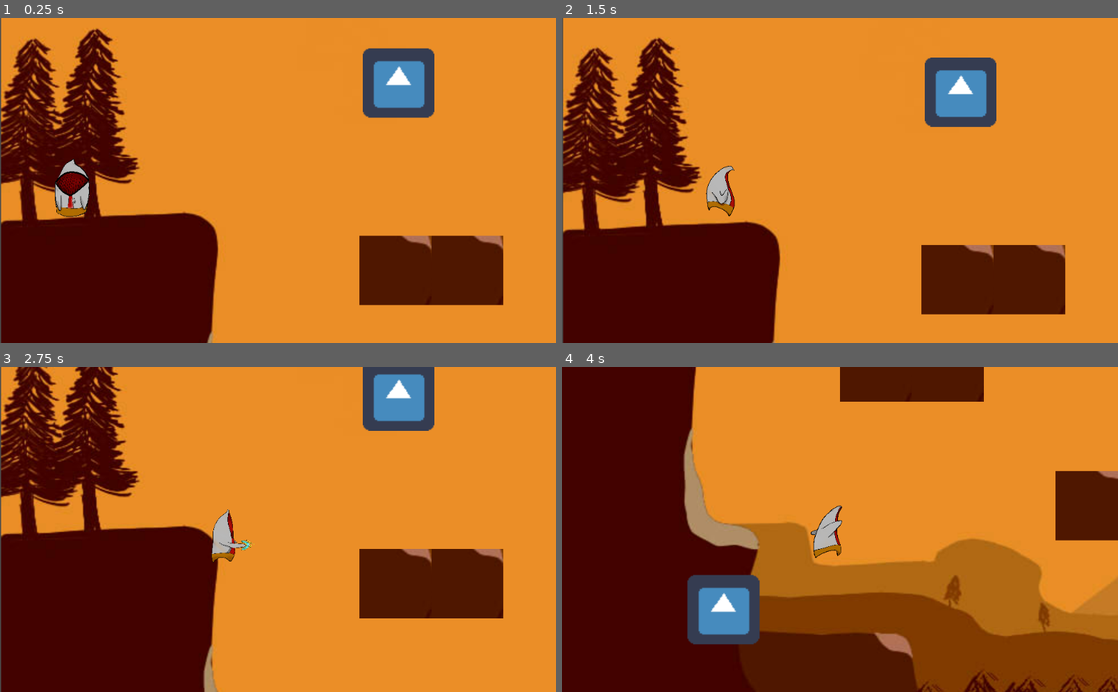
Above: before the commit, frames 1-4 (two rows, left to right).
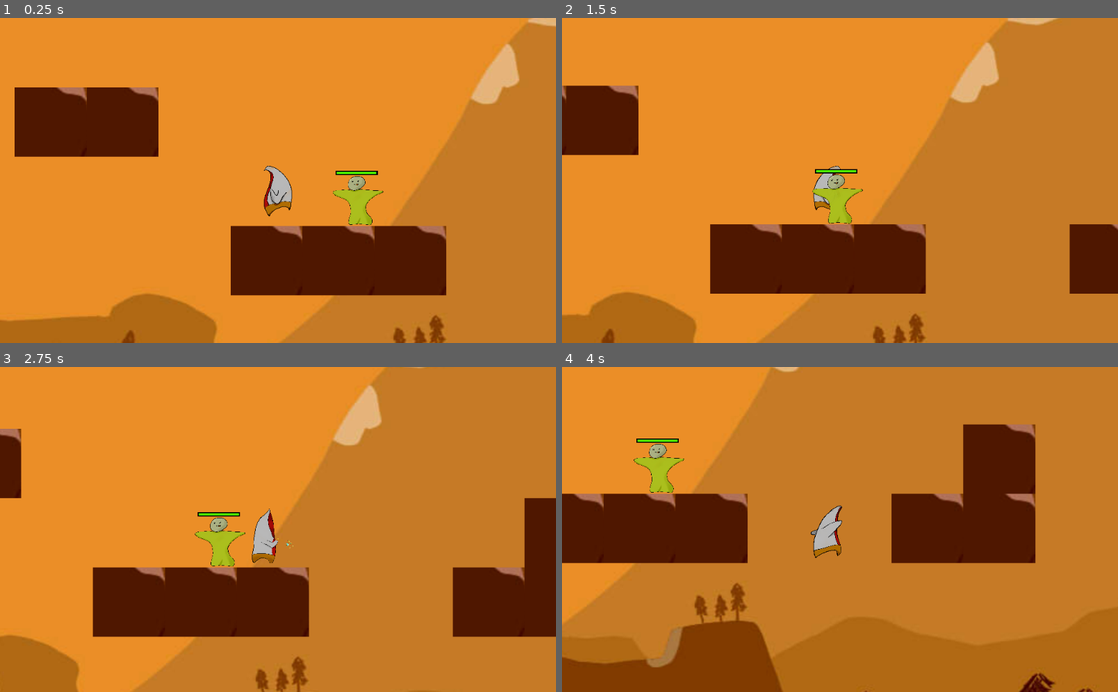
Above: after the commit, the same moments.

Repository: TommeyFaherty/NotGalway
Game: Godot game, scene res://scenes/Root.tscn
Two runs of this game, one before a commit and one after it. Both use one fixed random seed, a clock stepped at 60 frames per second and the inputs below. The engine's default icon, where the game draws it, is replaced by a stand-in: a white triangle on a blue panel in a dark square.
Inputs:
- Up to frame 1 (0.25 s): no input
- Up to frame 2 (1.5 s): hold E (E_key) 0.53-1.28 s; hold Right (ui_right) from 0.53 s (still down); tap Space (space) at 1.35 s
- Up to frame 3 (2.75 s): release Right (ui_right) at 2.03 s; hold Shift (left_shift) from 2.03 s (still down); hold E (E_key) from 2.03 s (still down)
- Up to frame 4 (4 s): release Shift (left_shift) at 2.78 s; release E (E_key) at 2.78 s; hold Right (ui_right) from 2.78 s (still down); tap Space (space) at 2.85 s; hold E (E_key) from 3.53 s (still down)

The runs differ from the first frame. In frame 1, 55% of the frame differs, in the area x 0-100%, y 0-100%; in frame 2, 64%; in frame 3, 73%; in frame 4, 83%.

Commit message:
Adding Hp and Hp Bar to dummy

Diff:
--- /dev/null
+++ b/scenes/Player.tscn
@@ -0,0 +1,129 @@
+[gd_scene load_steps=25 format=2]
+
+[ext_resource path="res://scripts/Player.gd" type="Script" id=1]
+[ext_resource path="res://scripts/playerSM.gd" type="Script" id=2]
+[ext_resource path="res://assets/img/characters/example/Walking towards.png" type="Texture" id=3]
+[ext_resource path="res://assets/img/characters/example/attack/punch1.png" type="Texture" id=4]
+[ext_resource path="res://assets/img/characters/example/attack/punch2.png" type="Texture" id=5]
+[ext_resource path="res://assets/img/characters/example/attack/punch3.png" type="Texture" id=6]
+[ext_resource path="res://assets/img/characters/example/attack/punch4.png" type="Texture" id=7]
+[ext_resource path="res://assets/img/characters/example/attack/punch5.png" type="Texture" id=8]
+[ext_resource path="res://assets/img/characters/example/attack/punch6.png" type="Texture" id=9]
+[ext_resource path="res://assets/img/characters/example/jump/jump0.png" type="Texture" id=10]
+[ext_resource path="res://assets/img/characters/example/jump/jump1.png" type="Texture" id=11]
+[ext_resource path="res://assets/img/characters/example/run_left/run1.png" type="Texture" id=12]
+[ext_resource path="res://assets/img/characters/example/run_left/run2.png" type="Texture" id=13]
+[ext_resource path="res://assets/img/characters/example/run_left/run3.png" type="Texture" id=14]
+[ext_resource path="res://assets/img/characters/example/run_left/run4.png" type="Texture" id=15]
+[ext_resource path="res://assets/img/characters/example/walk_right/walk1.png" type="Texture" id=16]
+[ext_resource path="res://assets/img/characters/example/walk_right/walk2.png" type="Texture" id=17]
+[ext_resource path="res://assets/img/characters/example/walk_right/walk3.png" type="Texture" id=18]
+[ext_resource path="res://assets/img/characters/example/walk_left/walk1.png" type="Texture" id=19]
+[ext_resource path="res://assets/img/characters/example/walk_left/walk2.png" type="Texture" id=20]
+[ext_resource path="res://assets/img/characters/example/walk_left/walk3.png" type="Texture" id=21]
+
+[sub_resource type="SpriteFrames" id=1]
+animations = [ {
+"frames": [ ExtResource( 3 ) ],
+"loop": true,
+"name": "idle",
+"speed": 5.0
+}, {
+"frames": [ ExtResource( 4 ), ExtResource( 5 ), ExtResource( 6 ), ExtResource( 7 ), ExtResource( 8 ), ExtResource( 9 ) ],
+"loop": true,
+"name": "attack",
+"speed": 5.0
+}, {
+"frames": [ ExtResource( 10 ), ExtResource( 11 ) ],
+"loop": false,
+"name": "jump",
+"speed": 2.0
+}, {
+"frames": [ ExtResource( 12 ), ExtResource( 13 ), ExtResource( 14 ), ExtResource( 15 ), ExtResource( 13 ), ExtResource( 14 ) ],
+"loop": true,
+"name": "run_left",
+"speed": 5.0
+}, {
+"frames": [ ExtResource( 16 ), ExtResource( 17 ), ExtResource( 18 ), ExtResource( 17 ) ],
+"loop": true,
+"name": "walk_right",
+"speed": 5.0
+}, {
+"frames": [ ExtResource( 19 ), ExtResource( 20 ), ExtResource( 21 ), ExtResource( 20 ) ],
+"loop": true,
+"name": "walk_left",
+"speed": 5.0
+} ]
+
+[sub_resource type="CircleShape2D" id=2]
+
+[sub_resource type="CapsuleShape2D" id=3]
+radius = 6.75171
+height = 14.3614
+
+[node name="Player" type="KinematicBody2D"]
+position = Vector2( 61.6708, 281.061 )
+scale = Vector2( 2, 2 )
+collision_layer = 2
+script = ExtResource( 1 )
+
+[node name="Body" type="Node2D" parent="."]
+position = Vector2( -30.8354, -140.531 )
+scale = Vector2( 0.5, 0.5 )
+script = ExtResource( 2 )
+
+[node name="Sprite" type="Sprite" parent="Body"]
+visible = false
+position = Vector2( 61.6708, 281.061 )
+scale = Vector2( 0.02, 0.02 )
+texture = ExtResource( 3 )
+
+[node name="AnimatedSprite" type="AnimatedSprite" parent="Body"]
+position = Vector2( 61.6708, 281.061 )
+scale = Vector2( 0.02, 0.02 )
+frames = SubResource( 1 )
+animation = "idle"
+
+[node name="Area2D" type="Area2D" parent="Body"]
+position = Vector2( 61.6708, 281.062 )
+scale = Vector2( 2, 2 )
+collision_layer = 0
+collision_mask = 4
+
+[node name="CollisionShape2D" type="CollisionShape2D" parent="Body/Area2D"]
+modulate = Color( 0.00784314, 1, 0, 1 )
+position = Vector2( 7.08535, 1.11111 )
+shape = SubResource( 2 )
+
+[node name="CollisionShape2D" type="CollisionShape2D" parent="."]
+position = Vector2( 1.03717, -3.63348 )
+shape = SubResource( 3 )
+
+[node name="Camera2D" type="Camera2D" parent="."]
+position = Vector2( 2.75436, -7.17831 )
+current = true
+zoom = Vector2( 0.5, 0.5 )
+limit_left = 0
+limit_top = -126
+limit_right = 1326
+limit_bottom = 891
+
+[node name="Raycasts" type="Node2D" parent="."]
+position = Vector2( -30.8354, -140.531 )
+scale = Vector2( 0.5, 0.5 )
+
+[node name="RayCast2D" type="RayCast2D" parent="Raycasts"]
+position = Vector2( 53.2962, 299.102 )
+scale = Vector2( 0.38, 0.191 )
+enabled = true
+
+[node name="RayCast2D2" type="RayCast2D" parent="Raycasts"]
+position = Vector2( 63.6255, 298.879 )
+scale = Vector2( 0.38, 0.191 )
+enabled = true
+
+[node name="RayCast2D3" type="RayCast2D" parent="Raycasts"]
+position = Vector2( 74.1699, 298.656 )
+scale = Vector2( 0.38, 0.191 )
+enabled = true
+[connection signal="body_entered" from="Body/Area2D" to="." method="_on_Area2D_body_entered"]
--- a/scenes/Root.tscn
+++ b/scenes/Root.tscn
@@ -1,67 +1,9 @@
-[gd_scene load_steps=28 format=2]
+[gd_scene load_steps=5 format=2]
 
 [ext_resource path="res://assets/img/environments/samkple drawing.jpg" type="Texture" id=1]
-[ext_resource path="res://scripts/Player.gd" type="Script" id=2]
-[ext_resource path="res://scripts/playerSM.gd" type="Script" id=3]
-[ext_resource path="res://assets/img/characters/example/Walking towards.png" type="Texture" id=4]
-[ext_resource path="res://assets/img/characters/example/attack/punch1.png" type="Texture" id=5]
-[ext_resource path="res://assets/img/characters/example/attack/punch2.png" type="Texture" id=6]
-[ext_resource path="res://assets/img/characters/example/attack/punch3.png" type="Texture" id=7]
-[ext_resource path="res://assets/img/characters/example/attack/punch4.png" type="Texture" id=8]
-[ext_resource path="res://assets/img/characters/example/attack/punch5.png" type="Texture" id=9]
-[ext_resource path="res://assets/img/characters/example/attack/punch6.png" type="Texture" id=10]
-[ext_resource path="res://assets/img/characters/example/jump/jump0.png" type="Texture" id=11]
-[ext_resource path="res://assets/img/characters/example/jump/jump1.png" type="Texture" id=12]
-[ext_resource path="res://assets/img/characters/example/run_left/run1.png" type="Texture" id=13]
-[ext_resource path="res://assets/img/characters/example/run_left/run2.png" type="Texture" id=14]
-[ext_resource path="res://assets/img/characters/example/run_left/run3.png" type="Texture" id=15]
-[ext_resource path="res://assets/img/characters/example/run_left/run4.png" type="Texture" id=16]
-[ext_resource path="res://assets/img/characters/example/walk_right/walk1.png" type="Texture" id=17]
-[ext_resource path="res://assets/img/characters/example/walk_right/walk2.png" type="Texture" id=18]
-[ext_resource path="res://assets/img/characters/example/walk_right/walk3.png" type="Texture" id=19]
-[ext_resource path="res://assets/img/characters/example/walk_left/walk1.png" type="Texture" id=20]
-[ext_resource path="res://assets/img/characters/example/walk_left/walk2.png" type="Texture" id=21]
-[ext_resource path="res://assets/img/characters/example/walk_left/walk3.png" type="Texture" id=22]
-[ext_resource path="res://scenes/example_tile.tres" type="TileSet" id=23]
-[ext_resource path="res://assets/img/characters/example/Dummy.png" type="Texture" id=24]
-[ext_resource path="res://icon.png" type="Texture" id=25]
-
-[sub_resource type="SpriteFrames" id=1]
-animations = [ {
-"frames": [ ExtResource( 4 ) ],
-"loop": true,
-"name": "idle",
-"speed": 5.0
-}, {
-"frames": [ ExtResource( 5 ), ExtResource( 6 ), ExtResource( 7 ), ExtResource( 8 ), ExtResource( 9 ), ExtResource( 10 ) ],
-"loop": true,
-"name": "attack",
-"speed": 5.0
-}, {
-"frames": [ ExtResource( 11 ), ExtResource( 12 ) ],
-"loop": false,
-"name": "jump",
-"speed": 2.0
-}, {
-"frames": [ ExtResource( 13 ), ExtResource( 14 ), ExtResource( 15 ), ExtResource( 16 ), ExtResource( 14 ), ExtResource( 15 ) ],
-"loop": true,
-"name": "run_left",
-"speed": 5.0
-}, {
-"frames": [ ExtResource( 17 ), ExtResource( 18 ), ExtResource( 19 ), ExtResource( 18 ) ],
-"loop": true,
-"name": "walk_right",
-"speed": 5.0
-}, {
-"frames": [ ExtResource( 20 ), ExtResource( 21 ), ExtResource( 22 ), ExtResource( 21 ) ],
-"loop": true,
-"name": "walk_left",
-"speed": 5.0
-} ]
-
-[sub_resource type="CapsuleShape2D" id=2]
-radius = 6.75171
-height = 14.3614
+[ext_resource path="res://scenes/Player.tscn" type="PackedScene" id=2]
+[ext_resource path="res://scenes/example_tile.tres" type="TileSet" id=3]
+[ext_resource path="res://scenes/dummy.tscn" type="PackedScene" id=4]
 
 [node name="Root" type="Node2D"]
 scale = Vector2( 1.035, 1 )
@@ -82,85 +24,12 @@
 [node name="CollisionPolygon2D2" type="CollisionPolygon2D" parent="StaticBody2D"]
 polygon = PoolVector2Array( -13.5028, 649.139, 22.519, 692.577, 69.1353, 726.48, 89.2651, 739.194, 103.038, 768.859, 12 …(352 unchanged characters)…
 
-[node name="Player" type="KinematicBody2D" parent="."]
-position = Vector2( 61.6708, 281.061 )
-scale = Vector2( 2, 2 )
-collision_layer = 2
-script = ExtResource( 2 )
-
-[node name="Body" type="Node2D" parent="Player"]
-position = Vector2( -30.8354, -140.531 )
-scale = Vector2( 0.5, 0.5 )
-script = ExtResource( 3 )
-
-[node name="Sprite" type="Sprite" parent="Player/Body"]
-visible = false
-position = Vector2( 61.6708, 281.061 )
-scale = Vector2( 0.02, 0.02 )
-texture = ExtResource( 4 )
-
-[node name="AnimatedSprite" type="AnimatedSprite" parent="Player/Body"]
-position = Vector2( 61.6708, 281.061 )
-scale = Vector2( 0.02, 0.02 )
-frames = SubResource( 1 )
-animation = "idle"
-
-[node name="CollisionShape2D" type="CollisionShape2D" parent="Player"]
-position = Vector2( 1.03717, -3.63348 )
-shape = SubResource( 2 )
-
-[node name="Camera2D" type="Camera2D" parent="Player"]
-position = Vector2( 2.75436, -7.17831 )
-current = true
-zoom = Vector2( 0.5, 0.5 )
-limit_left = 0
-limit_top = -126
-limit_right = 1326
-limit_bottom = 891
-
-[node name="Raycasts" type="Node2D" parent="Player"]
-position = Vector2( -30.8354, -140.531 )
-scale = Vector2( 0.5, 0.5 )
-
-[node name="RayCast2D" type="RayCast2D" parent="Player/Raycasts"]
-position = Vector2( 53.2962, 299.102 )
-scale = Vector2( 0.38, 0.191 )
-enabled = true
-
-[node name="RayCast2D2" type="RayCast2D" parent="Player/Raycasts"]
-position = Vector2( 63.6255, 298.879 )
-scale = Vector2( 0.38, 0.191 )
-enabled = true
-
-[node name="RayCast2D3" type="RayCast2D" parent="Player/Raycasts"]
-position = Vector2( 74.1699, 298.656 )
-scale = Vector2( 0.38, 0.191 )
-enabled = true
+[node name="Player" parent="." instance=ExtResource( 2 )]
+position = Vector2( 548.627, 414.561 )
 
 [node name="TileMap" type="TileMap" parent="."]
-tile_set = ExtResource( 23 )
+tile_set = ExtResource( 3 )
 format = 1
 tile_data = PoolIntArray( 327685, 0, 0, 327686, 0, 0, 393230, 0, 0, 393233, 0, 0, 393234, 0, 0, 393235, 0, 0, 458760, 0, 0, 458761, 0, 0, 458762, 0, 0, 458765, 0, 0, 458766, 0, 0 )
 
-[node name="dummy" type="KinematicBody2D" parent="."]
-position = Vector2( 626.222, 415.943 )
-collision_layer = 4
-
-[node name="Sprite" type="Sprite" parent="dummy"]
-scale = Vector2( 0.02, 0.02 )
-texture = ExtResource( 24 )
-
-[node name="CollisionPolygon2D" type="CollisionPolygon2D" parent="dummy"]
-polygon = PoolVector2Array( -3.87946, -13.8182, -9.19342, -10.1932, -9.91809, -3.31824, -9.91809, -3.31824, -23.3239, -0.0682373, -23.2031, 1.93176, -20.3046, 4.55676, -10.5219, 9.30676, -7.74414, 19.1818, -9.31421, 29.4318, -7.74414, 30.8068, 10.4926, 31.0568, 11.821, 27.3068, 9.76788, 23.0568, 6.14471, 17.6818, 7.47321, 10.5568, 15.0819, 3.80676, 21.4829, 0.931763, 19.7921, -0.443237, 4.69543, -5.94324, 5.54083, -8.69324, 3.72925, -11.9432, 0.468384, -13.8182 )
-
-[node name="icon" type="Sprite" parent="dummy"]
-position = Vector2( -12.6954, -158.987 )
-texture = ExtResource( 25 )
-
-[node name="icon2" type="Sprite" parent="dummy"]
-position = Vector2( -271.633, -236.987 )
-texture = ExtResource( 25 )
-
-[node name="icon3" type="Sprite" parent="dummy"]
-position = Vector2( -409.797, 160.013 )
-texture = ExtResource( 25 )
+[node name="dummy" parent="." instance=ExtResource( 4 )]
--- /dev/null
+++ b/scenes/dummy.gd
@@ -0,0 +1,16 @@
+extends KinematicBody2D
+
+var max_hp = 10
+var current_hp = 0
+
+func _ready():
+	current_hp = max_hp
+
+
+
+
+func UpdateHp(new_hp):
+	current_hp += new_hp
+	print(current_hp)
+	if current_hp < 0:
+		current_hp = 0
--- /dev/null
+++ b/scenes/dummy.tscn
@@ -0,0 +1,32 @@
+[gd_scene load_steps=5 format=2]
+
+[ext_resource path="res://scenes/dummy.gd" type="Script" id=1]
+[ext_resource path="res://assets/img/characters/example/Dummy.png" type="Texture" id=2]
+[ext_resource path="res://assets/img/System/HealthBar_1.png" type="Texture" id=3]
+[ext_resource path="res://assets/img/System/HealthBar_2.png" type="Texture" id=4]
+
+[node name="dummy" type="KinematicBody2D"]
+position = Vector2( 626.222, 415.943 )
+collision_layer = 4
+script = ExtResource( 1 )
+
+[node name="Sprite" type="Sprite" parent="."]
+scale = Vector2( 0.02, 0.02 )
+texture = ExtResource( 2 )
+
+[node name="CollisionPolygon2D" type="CollisionPolygon2D" parent="."]
+polygon = PoolVector2Array( -3.87946, -13.8182, -9.19342, -10.1932, -9.91809, -3.31824, -9.91809, -3.31824, -23.3239, -0.0682373, -23.2031, 1.93176, -20.3046, 4.55676, -10.5219, 9.30676, -7.74414, 19.1818, -9.31421, 29.4318, -7.74414, 30.8068, 10.4926, 31.0568, 11.821, 27.3068, 9.76788, 23.0568, 6.14471, 17.6818, 7.47321, 10.5568, 15.0819, 3.80676, 21.4829, 0.931763, 19.7921, -0.443237, 4.69543, -5.94324, 5.54083, -8.69324, 3.72925, -11.9432, 0.468384, -13.8182 )
+
+[node name="TextureProgress" type="TextureProgress" parent="."]
+anchor_right = 1.0
+margin_left = -21.1578
+margin_top = -19.1385
+margin_right = 16.4122
+margin_bottom = -15.1385
+value = 100.0
+rounded = true
+texture_over = ExtResource( 3 )
+texture_progress = ExtResource( 4 )
+nine_patch_stretch = true
+stretch_margin_left = 1
+stretch_margin_right = 1
--- a/scripts/Player.gd
+++ b/scripts/Player.gd
@@ -65,3 +65,9 @@
 			return true
 
 	return false
+
+
+
+
+func _on_Area2D_body_entered(body):
+	body.UpdateHp(-1)
--- a/scripts/state_machine.gd
+++ b/scripts/state_machine.gd
@@ -27,7 +27,6 @@
 	pass
 
 func set_state(new_state):
-	print(new_state)
 	previous_state = state
 	state = new_state
 
Binary file added: assets/img/System/HealthBar_1.png
Not shown, added: assets/img/System/HealthBar_1.png.import
Binary file added: assets/img/System/HealthBar_2.png
Not shown, added: assets/img/System/HealthBar_2.png.import
Binary file added: assets/img/System/HealthBar_3.png
Not shown, added: assets/img/System/HealthBar_3.png.import
